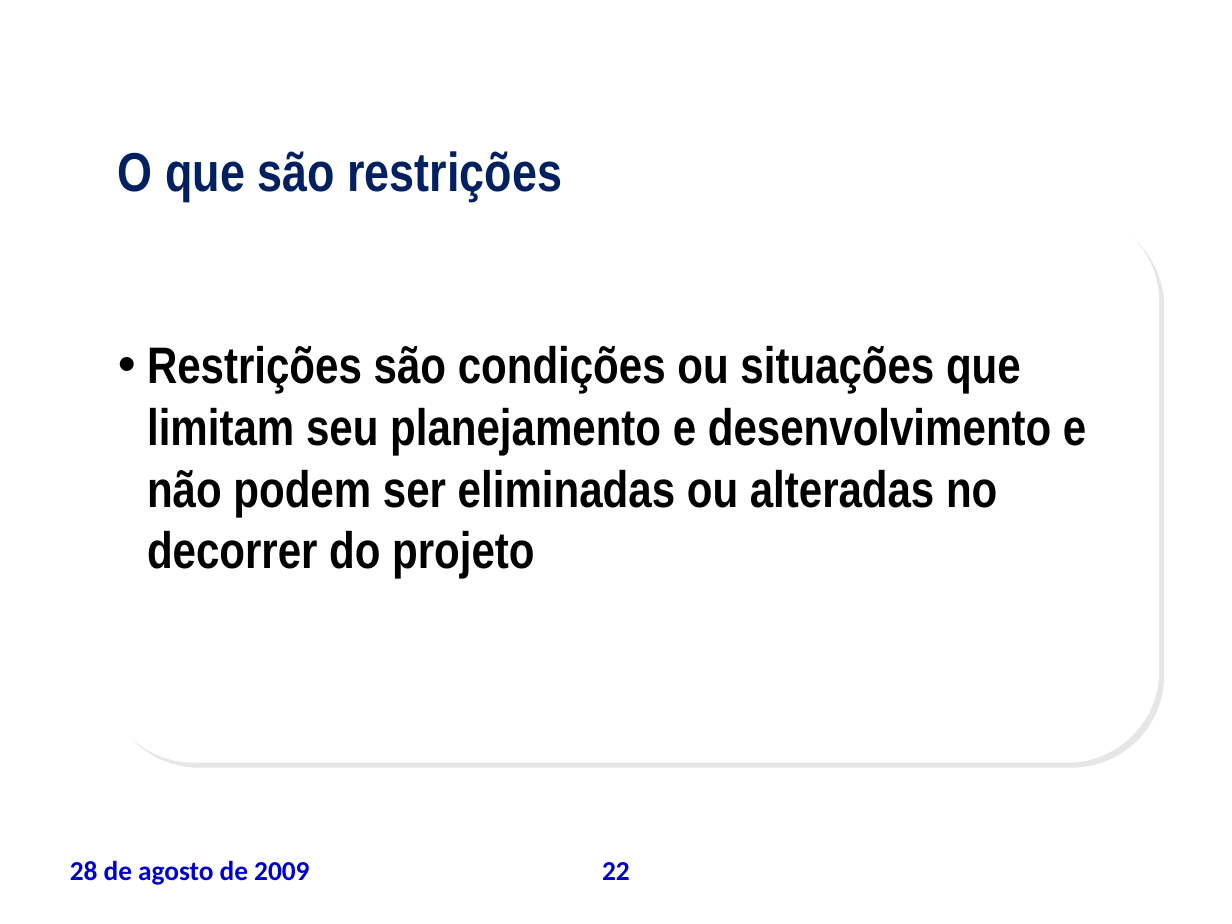
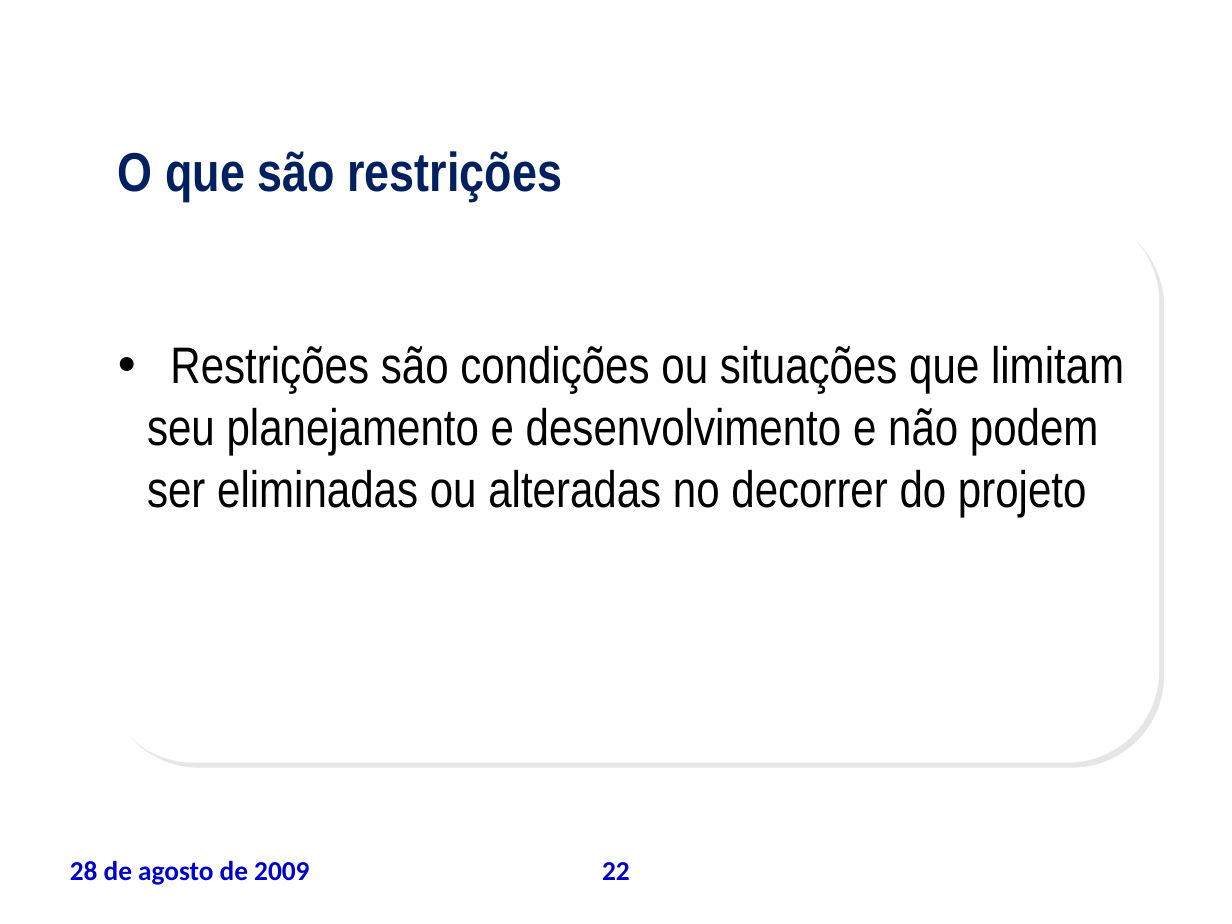
Before and after one commit to leoevaristo/psa20092, a slide deck: slide 22 of ARTEFATOS/TAP_apresentacao.ppt. Drawn at 1232x924 pixels with LibreOffice and Linux fonts; fonts in the diff are those of the drawing; background and template pictures are left out. Boxes give left, top, right and bottom in pixels: in the first picture for what was removed or moved away, otherwise in the second. Text is boxed around its words. In the diff, an @@ line names an element or a change of style, - is before the commit and + after.

```diff
--- a/ARTEFATOS/TAP_apresentacao.ppt
+++ b/ARTEFATOS/TAP_apresentacao.ppt
@@ text "Restrições são condições ou situações ..." at box(147, 345, 1124, 517): bold off @@
```
Also in this commit, not shown: 4 other slides changed.
